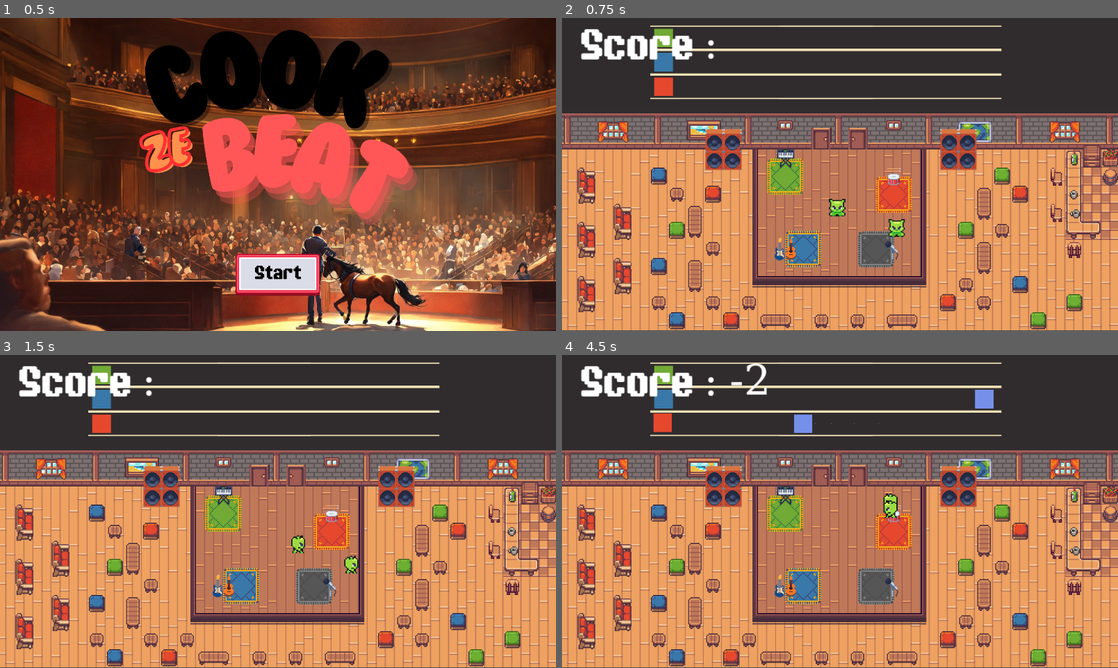
Above: before the commit, frames 1-4 (two rows, left to right).
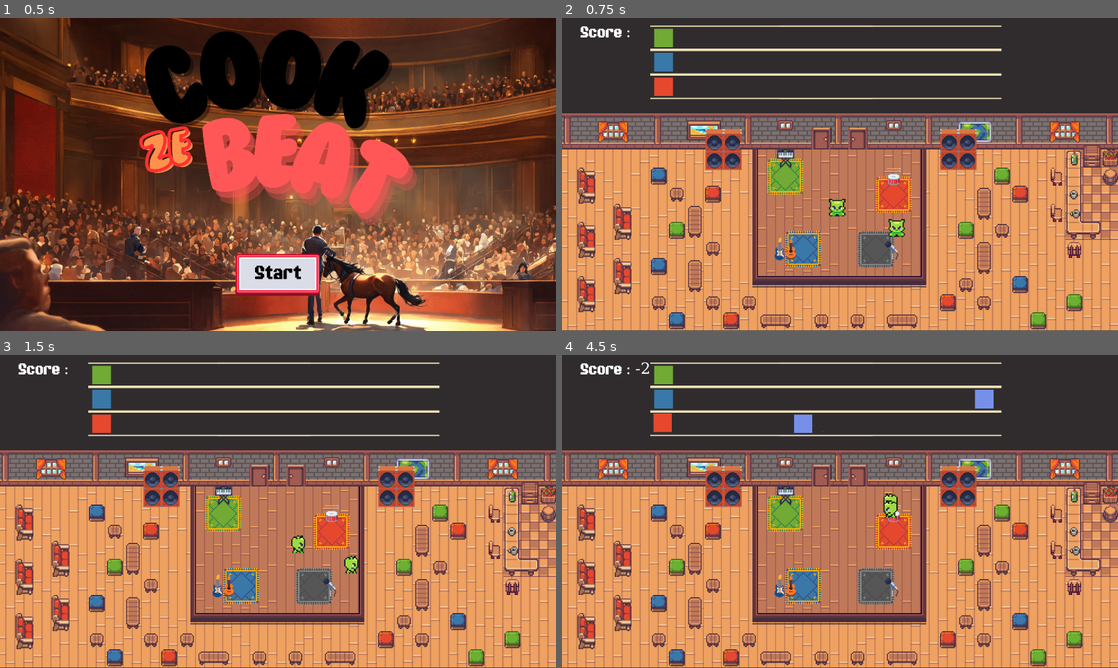
Above: after the commit, the same moments.

Repository: Zenika/gamejam-002-cook-ze-beat
Game: Godot game, scene res://scenes/menu/menu.tscn.tscn
Same seed, same stepped clock (60 frames per second), same inputs: the game is played once before the commit and once after it. Sound files missing from this copy of the repository are replaced by a short silence.
Inputs:
- Up to frame 1 (0.5 s): no input
- Up to frame 2 (0.75 s): click "Start" at 0.5 s
- Up to frame 3 (1.5 s): tap Enter at 1.25 s; hold Right (move_right) from 1.28 s (still down); tap Space (action) at 1.35 s
- Up to frame 4 (4.5 s): release Right (move_right) at 2.03 s; hold Down (move_down) 2.03-2.78 s; tap Shift (sprint) at 2.1, 3.6 s; hold Right (move_right) 2.78-3.53 s; tap Space (action) at 2.85, 4.35 s; hold Up (move_up) 3.53-4.28 s; hold Left (move_left) from 4.28 s (still down)

Frame 1 is identical in both runs. In frame 2, 1.3% of the frame differs, in the area x 3-28%, y 2-14%; in frame 3, 1.3%; in frame 4, 1.5%, in the area x 3-57%, y 2-40%.

Commit message:
feat: gère les notes parfaites, good et okay

Diff:
--- a/scenes/partition/note.tscn
+++ b/scenes/partition/note.tscn
@@ -15,13 +15,13 @@
 }]
 
 [sub_resource type="RectangleShape2D" id="RectangleShape2D_s8pkn"]
-size = Vector2(100, 100)
+size = Vector2(2, 100)
 
 [node name="Note" type="Area2D" groups=["note"]]
 script = ExtResource("1_5tygb")
 
 [node name="CPUParticles2D" type="CPUParticles2D" parent="."]
-gravity = Vector2(980, 2.08165e-12)
+spread = 46.36
 
 [node name="AnimatedSprite2D" type="AnimatedSprite2D" parent="."]
 sprite_frames = SubResource("SpriteFrames_ica5f")
@@ -32,10 +32,9 @@
 [node name="Timer" type="Timer" parent="."]
 
 [node name="Node2D" type="Node2D" parent="."]
-scale = Vector2(5, 5)
 
 [node name="Label" type="Label" parent="Node2D"]
-offset_left = -10.4784
-offset_top = -11.6173
-offset_right = 10.5216
-offset_bottom = 11.3827
+offset_left = -11.0
+offset_top = -11.6
+offset_right = 10.0
+offset_bottom = 11.4
--- a/scenes/partition/note_marker.tscn
+++ b/scenes/partition/note_marker.tscn
@@ -1,9 +1,18 @@
-[gd_scene load_steps=3 format=3 uid="uid://dwsen36xsre5b"]
+[gd_scene load_steps=6 format=3 uid="uid://dwsen36xsre5b"]
 
 [ext_resource type="Script" path="res://scripts/NoteMarker.gd" id="1_jmc1j"]
 
 [sub_resource type="RectangleShape2D" id="RectangleShape2D_gor0v"]
 size = Vector2(100, 100)
+
+[sub_resource type="RectangleShape2D" id="RectangleShape2D_whnir"]
+size = Vector2(16, 20)
+
+[sub_resource type="RectangleShape2D" id="RectangleShape2D_jkcef"]
+size = Vector2(48, 20)
+
+[sub_resource type="RectangleShape2D" id="RectangleShape2D_psuxn"]
+size = Vector2(96, 20)
 
 [node name="NoteMarker" type="Sprite2D"]
 script = ExtResource("1_jmc1j")
@@ -20,7 +29,28 @@
 wait_time = 0.2
 one_shot = true
 
+[node name="PerfectArea" type="Area2D" parent="."]
+
+[node name="PerfectCollisionShape2D" type="CollisionShape2D" parent="PerfectArea"]
+shape = SubResource("RectangleShape2D_whnir")
+
+[node name="GoodArea" type="Area2D" parent="."]
+
+[node name="GoodCollisionShape2D" type="CollisionShape2D" parent="GoodArea"]
+shape = SubResource("RectangleShape2D_jkcef")
+
+[node name="OkayArea" type="Area2D" parent="."]
+
+[node name="OkayCollisionShape2D" type="CollisionShape2D" parent="OkayArea"]
+shape = SubResource("RectangleShape2D_psuxn")
+
 [connection signal="area_entered" from="HitArea" to="." method="_on_HitArea_area_entered"]
 [connection signal="area_exited" from="HitArea" to="." method="_on_HitArea_area_exited"]
 [connection signal="timeout" from="PushTimer" to="." method="_on_PushTimer_timeout"]
 [connection signal="timeout" from="BumpTimer" to="." method="_lower_instrument"]
+[connection signal="area_entered" from="PerfectArea" to="." method="_on_perfect_area_area_entered"]
+[connection signal="area_exited" from="PerfectArea" to="." method="_on_perfect_area_area_exited"]
+[connection signal="area_entered" from="GoodArea" to="." method="_on_good_area_area_entered"]
+[connection signal="area_exited" from="GoodArea" to="." method="_on_good_area_area_exited"]
+[connection signal="area_entered" from="OkayArea" to="." method="_on_okay_area_area_entered"]
+[connection signal="area_exited" from="OkayArea" to="." method="_on_okay_area_area_exited"]
--- a/scenes/partition/partition.tscn
+++ b/scenes/partition/partition.tscn
@@ -45,7 +45,7 @@
 
 [node name="Score" parent="." instance=ExtResource("8_mr4dm")]
 position = Vector2(-360, 9)
-scale = Vector2(3.55, 3.55)
+scale = Vector2(1.31, 1.31)
 
 [node name="Road2" type="Sprite2D" parent="."]
 position = Vector2(1314, 211)
--- a/scripts/Note.gd
+++ b/scripts/Note.gd
@@ -39,13 +39,20 @@
 
 	speed = DIST_TO_TARGET / 4.0
 
-func destroy():
+func destroy(score):
 	$CPUParticles2D.emitting = true
 	$AnimatedSprite2D.visible = false
 	$Timer.start()
 	hit = true
-	$Node2D/Label.text = "🔥"
-	$Node2D/Label.modulate = Color('f6d6bd')
+	if score == 3:
+		$Node2D/Label.text = "🔥"
+		$Node2D/Label.modulate = Color('f6d6bd')
+	elif score == 2:
+		$Node2D/Label.text = "👌"
+		$Node2D/Label.modulate = Color('f6d6bd')
+	elif score == 1:
+		$Node2D/Label.text = "🙂"
+		$Node2D/Label.modulate = Color('f6d6bd')
 
 func _on_Timer_timeout():
 	queue_free()
--- a/scripts/NoteMarker.gd
+++ b/scripts/NoteMarker.gd
@@ -1,10 +1,17 @@
 extends Sprite2D
 
-var hit = false
+var perfect = false
+var good = false
+var okay = false
+
 var current_note = null
 
 const SHAKE_MOVEMENT_Y = 5
 const SHAKE_MOVEMENT_X = 5
+
+const PERFECT_POINTS = 3
+const GOOD_POINTS = 2
+const OKAY_POINTS = 1
 
 @export var input = ""
 signal increment_score(score: int)
@@ -22,8 +29,16 @@
 		print("loser")
 
 func winPoints():
-	increment_score.emit(1)
-	current_note.destroy()
+	if perfect:
+		increment_score.emit(PERFECT_POINTS)
+		current_note.destroy(PERFECT_POINTS)
+	elif good:
+		increment_score.emit(GOOD_POINTS)
+		current_note.destroy(GOOD_POINTS)
+	elif okay:
+		increment_score.emit(OKAY_POINTS)
+		current_note.destroy(OKAY_POINTS)
+
 
 func losePoints():
 	increment_score.emit(-1)
@@ -39,31 +54,44 @@
 	position.x += SHAKE_MOVEMENT_X
 
 
-# Called when the node enters the scene tree for the first time.
-func _ready():
-	pass # Replace with function body.
-
-
-# Called every frame. 'delta' is the elapsed time since the previous frame.
-func _process(delta):
-	pass
-
-
-func _on_HitArea_area_entered(area):
-	if area.is_in_group("note"):
-		hit = true
-		current_note = area
-
-func _on_HitArea_area_exited(area):
-	if area.is_in_group("note"):
-		losePoints()
-		hit = false
-		current_note = null
-
 func _reset():
 	current_note = null
-	hit = false
+
+	perfect = false
+	good = false
+	okay = false
 
 
 func _on_PushTimer_timeout():
 	frame = 0
+
+
+func _on_perfect_area_area_entered(area):
+	if area.is_in_group("note"):
+		perfect = true
+
+
+func _on_perfect_area_area_exited(area):
+	if area.is_in_group("note"):
+		perfect = false
+
+
+func _on_good_area_area_entered(area):
+	if area.is_in_group("note"):
+		good = true
+
+func _on_good_area_area_exited(area):
+	if area.is_in_group("note"):
+		good = false
+
+func _on_okay_area_area_entered(area):
+	if area.is_in_group("note"):
+		okay = true
+		current_note = area
+
+
+func _on_okay_area_area_exited(area):
+	if area.is_in_group("note"):
+		losePoints()
+		okay = false
+		current_note = null
--- a/scripts/partition.gd
+++ b/scripts/partition.gd
@@ -104,7 +104,7 @@
 		lane = rand
 		instance = note.instantiate()
 		instance.initialize(lane)
-		instance.on_missed_note.connect(losePoints)
+
 
 		add_child(instance)
 
Not shown: 1 places in scenes/game.tscn that only renumber resources
